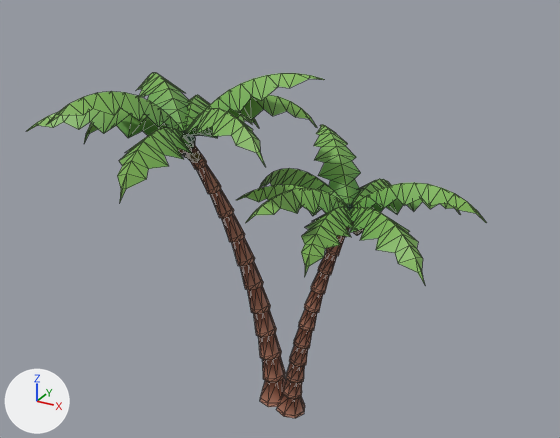
What one commit did to the glTF model game/assets/models/vegetation/palm_twin.glb.
Rendered twice from a 50 mm camera at (8.46, -15.23, 12.92) aimed at (0.05, 0.06, 5.28). Lighting does not change. The marker at lower left points along +X, +Y and +Z. The picture after the commit comes second. Mesh edges are drawn as thin lines. Vertices at exactly the same position are counted once.

Names of what the first picture shows: 'palm_twin'.
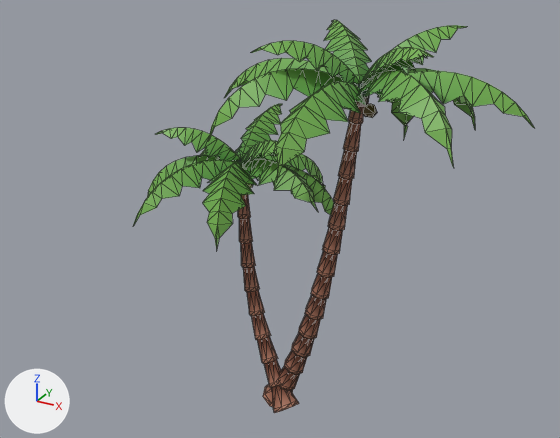
The change, as JSON lines over the scene's bpy script:
```json
{"block": "me_palm_twin", "where": "# used by ob_palm_twin; location = (0.0, 0.0, 0.0)"}
{"op": "remove", "block": "me_palm_twin", "code": "me_palm_twin.from_pydata(...)  # 1343 vertices, 2137 faces; spans x -5.43..4.99, y -4.07..3.22, z -0.04..8.99"}
{"op": "add", "block": "me_palm_twin", "code": "me_palm_twin.from_pydata(...)  # 1539 vertices, 2421 faces; spans x -3.94..5.65, y -3.17..3.89, z -0.22..10.07"}
{"block": "me_palm_twin", "change": "me_palm_twin part 1: the loose piece of 37 vertices spanning x 1.7..4.34, y -1.63..0.48, z 5.35..6.21 is multiplied about its middle by the matrix ((0.701, -0.841, 0.05), (0.845, 0.709, 0.01), (-0.034, 0.027, 1.124)), then moved by (0.84, 0.9, 3.02)"}
{"block": "me_palm_twin", "change": "me_palm_twin part 2: the loose piece of 37 vertices spanning x -2.05..0.58, y -0.87..0.96, z 7.3..8.29 is multiplied about its middle by the matrix ((-1.045, 0.152, -0.254), (-0.112, -1.055, -0.221), (-0.284, -0.191, 1.012)), then moved by (1.46, -1.23, 0.96)"}
{"block": "me_palm_twin", "change": "me_palm_twin part 3: the loose piece of 37 vertices spanning x 1.17..2.41, y 0.44..3.22, z 4.86..6.04 is multiplied about its middle by the matrix ((0.311, 0.953, 0.255), (-0.894, 0.324, 0.072), (-0.013, -0.228, 1.041)), then moved by (-2.01, -0.67, 0.17)"}
{"block": "me_palm_twin", "change": "me_palm_twin part 4: the loose piece of 37 vertices spanning x 0.33..1.83, y -2.03..0.48, z 5.7..6.57 is multiplied about its middle by the matrix ((-0.108, -0.978, 0.238), (1.08, -0.226, -0.086), (0.123, 0.221, 0.921)), then moved by (-1.18, 1.13, 0.1)"}
{"block": "me_palm_twin", "change": "me_palm_twin part 5: the loose piece of 37 vertices spanning x -4.95..-2.02, y -0.82..1.35, z 7.29..8.38 is multiplied about its middle by the matrix ((0.323, -0.679, -0.382), (0.754, 0.59, -0.147), (0.33, -0.245, 0.711)), then moved by (0.61, 0.0, -2.0)"}
{"block": "me_palm_twin", "change": "me_palm_twin part 6: the loose piece of 21 vertices spanning x 1.49..1.95, y 0.25..0.7, z 5.35..5.82 is moved by (0.35, -0.5, 3.1)"}
{"block": "me_palm_twin", "change": "me_palm_twin part 7: the loose piece of 14 vertices spanning x -1.92..-1.64, y -0.89..-0.64, z 6.69..6.96 is moved by (4.11, 0.77, 1.5)"}
{"block": "me_palm_twin", "change": "me_palm_twin part 8: the loose piece of 21 vertices spanning x -2.27..-1.8, y -1.02..-0.56, z 6.95..7.42 is turned 150 degrees about the z axis through its middle and scaled by 0.975, then moved by (0.55, 1.58, -1.09)"}
{"block": "me_palm_twin", "change": "me_palm_twin part 9: the loose piece of 264 vertices spanning x 0.15..1.84, y -0.65..0.59, z -0.03..5.63 is rebuilt with 336 vertices and now spans x -0.39..2.2, y -0.44..0.43, z -0.17..8.7"}
{"block": "me_palm_twin", "change": "me_palm_twin part 10: the loose piece of 264 vertices spanning x -2.15..0.48, y -0.92..0.49, z -0.04..7.25 is rebuilt with 240 vertices and now spans x -1.59..0.75, y -0.63..0.92, z -0.22..6.11"}
{"block": "me_palm_twin", "change": "me_palm_twin part 11: 8 loose pieces with 296 vertices, spanning x -5.15..4.99, y -4.07..2.15, z 5.06..8.71, are deleted"}
{"block": "me_palm_twin", "change": "me_palm_twin part 12: 222 vertices removed from x -5.43..1.74, y -1.37..2.83, z 5.36..8.99; 666 vertices added at x -3.94..4.91, y -3.17..3.89, z 4.6..10.07"}
{"block": "me_palm_twin", "change": "other edits to the shape of me_palm_twin do not show in these pictures"}
```

Changed parts and their boxes [x1, y1, x2, y2] in the pictures (560 x 438 px; the box of a moved part takes in the faces that stretch with it):
```json
{"object": "palm_twin", "change": "reshaped", "before": [27, 73, 487, 418], "after": [133, 20, 534, 413], "on screen": "13% narrower, 14% taller"}
{"part": 1, "of": "me_palm_twin", "change": "moved or reshaped", "before": [349, 207, 425, 285], "after": [366, 71, 534, 128]}
{"part": 2, "of": "me_palm_twin", "change": "moved or reshaped", "before": [192, 95, 317, 135], "after": [208, 69, 353, 141]}
{"part": 3, "of": "me_palm_twin", "change": "moved or reshaped", "before": [353, 179, 391, 205], "after": [256, 164, 334, 215]}
{"part": 4, "of": "me_palm_twin", "change": "moved or reshaped", "before": [245, 188, 347, 223], "after": [243, 159, 318, 212]}
{"part": 5, "of": "me_palm_twin", "change": "moved or reshaped", "before": [137, 73, 190, 131], "after": [147, 155, 236, 197]}
{"part": 6, "of": "me_palm_twin", "change": "moved or reshaped", "before": [346, 204, 354, 223], "after": [355, 83, 370, 107]}
{"part": 7, "of": "me_palm_twin", "change": "moved or reshaped", "before": [188, 151, 201, 163], "after": [363, 104, 377, 118]}
{"part": 8, "of": "me_palm_twin", "change": "moved or reshaped", "before": [178, 131, 196, 154], "after": [238, 158, 245, 164], "on screen": "mostly hidden afterwards"}
{"part": 9, "of": "me_palm_twin", "change": "rebuilt", "before": [276, 227, 350, 418], "after": [263, 106, 364, 407], "on screen": "36% wider, 57% taller"}
{"part": 10, "of": "me_palm_twin", "change": "rebuilt", "before": [186, 146, 287, 407], "after": [238, 195, 299, 413]}
{"part": 11, "of": "me_palm_twin", "change": "deleted", "before": [27, 91, 487, 277]}
{"part": 12, "of": "me_palm_twin", "change": "built on", "before": [84, 73, 361, 205], "after": [133, 20, 475, 250]}
```
